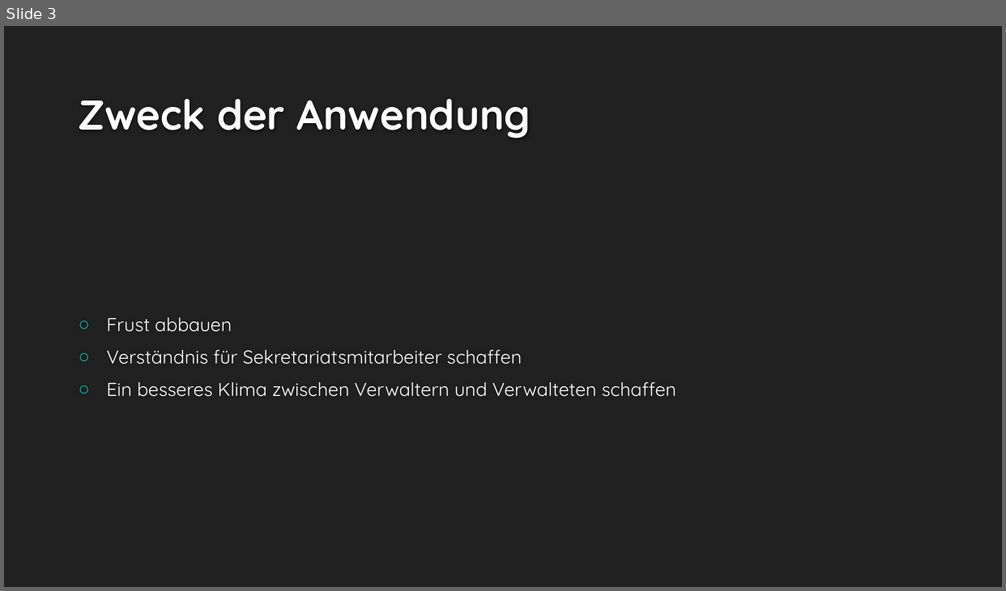
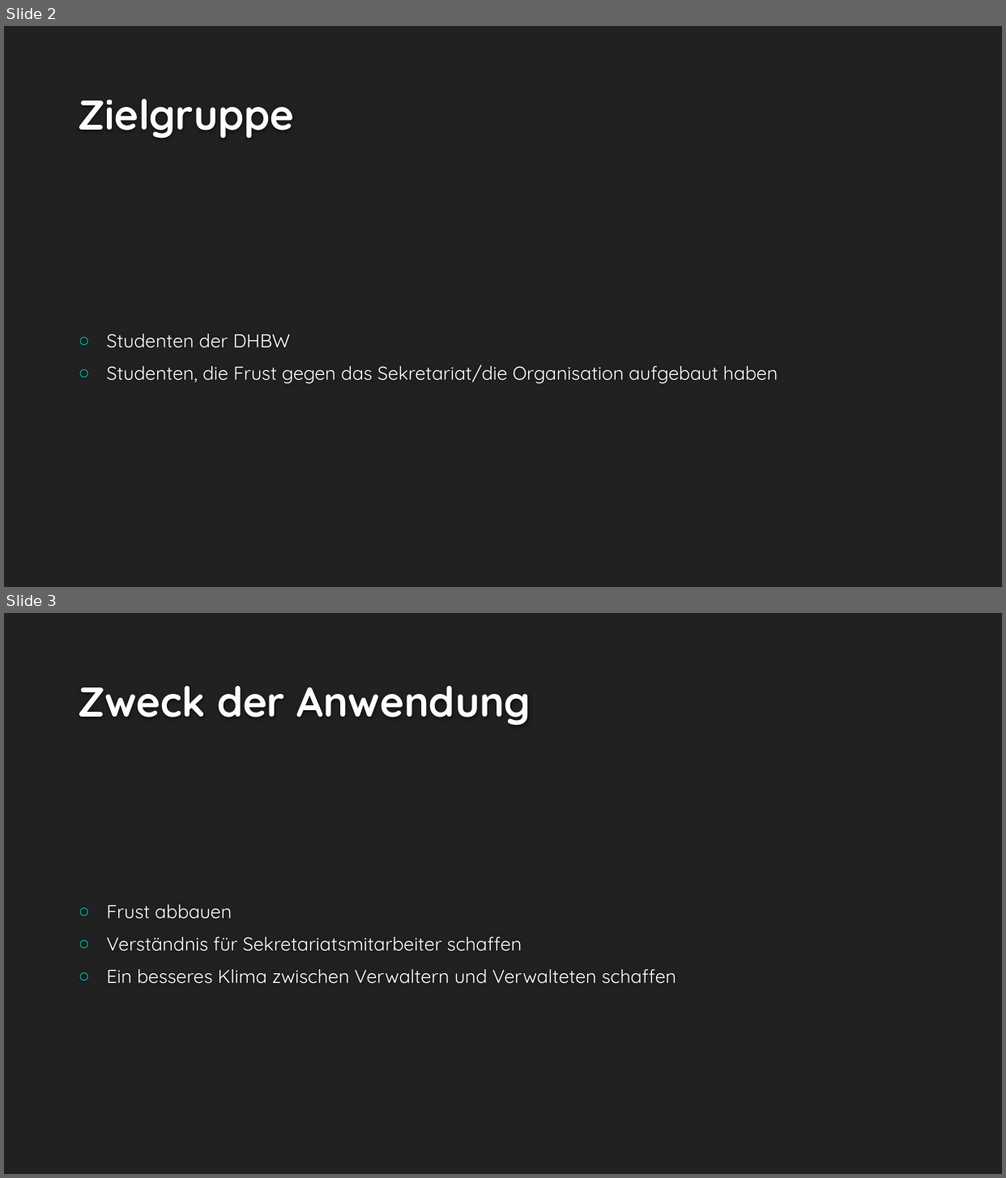
Before and after one commit to tecbeat/Sekretariat-Spiel, a slide deck: .prod/Spielidee Sekretariat.pptx. Shown one above the other, each under a label of ours: slide 3 before the commit, slides 2 and 3 after it. The pictures are 1006x591 and 1006x1178 pixels, drawn with LibreOffice and Linux fonts; fonts in the diff are those of the drawing; background and template pictures are left out. Boxes give left, top, right and bottom in pixels: in the first picture for what was removed or moved away, otherwise in the second. Text is boxed around its words. In the diff, an @@ line names an element or a change of style, - is before the commit and + after.

```diff
--- a/.prod/Spielidee Sekretariat.pptx
+++ b/.prod/Spielidee Sekretariat.pptx
@@ slide 2 added at box(4, 26, 1002, 587), background #212121 @@
@@ title added at box(78, 99, 294, 139), 40 pt, text #FEFEFE, bold @@
+Zielgruppe
@@ text added at box(107, 334, 778, 384), 18 pt, text #FFFFFF @@
+○ Studenten der DHBW
+○ Studenten, die Frust gegen das Sekretariat/die Organisation aufgebaut haben
```
Also in this commit, not shown: 2 slides changed, 1 slide removed.
